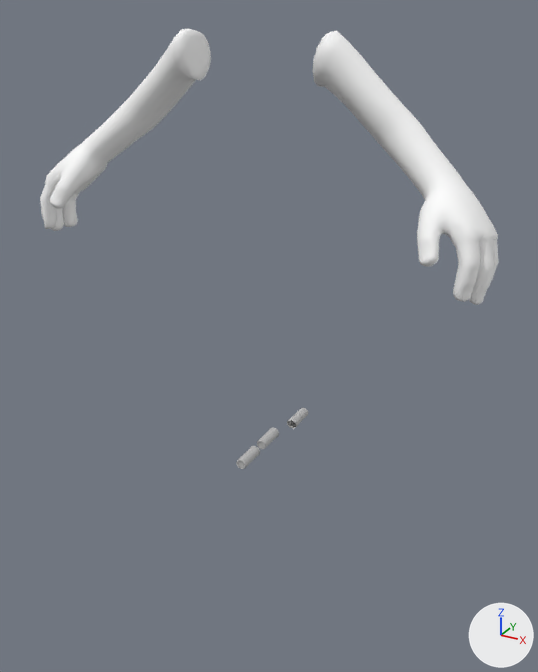
The FBX model models/weapons/uts15/uts15_v.fbx: old version first, new version second.
Both versions are drawn from a camera (50 mm lens) standing at (0.975, -1.717, 1.375) and looking at (0.106, -0.137, 0.585). The lights are fixed; the arrows at lower right show +X, +Y and +Z. Where no turn or scale is listed for an object, it has been applied to the vertices.

Names of what the first picture shows: 'Arms'.
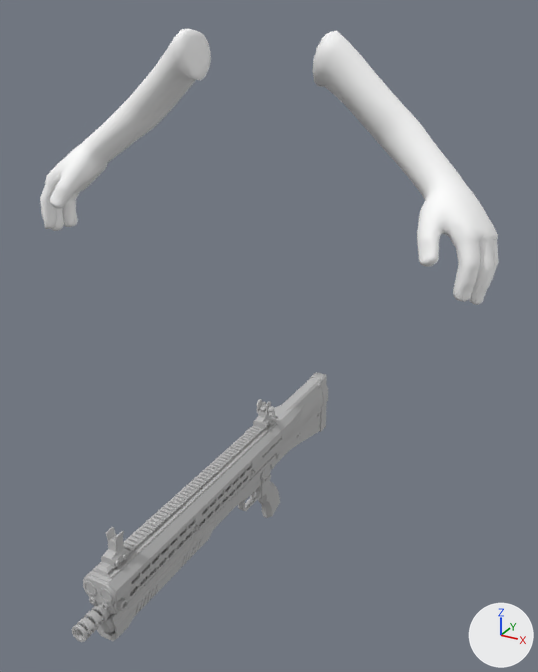
Where the change shows, as pixel boxes [x1, y1, x2, y2] in the pictures (538 x 672 px):
'polySurface3', now drawn: after [71, 372, 328, 642]

The edits, one by one:
Mesh me_mesh_1 is new.
It has 5638 vertices, 8405 faces and spans x -18.0..-8.6, y -20.4..23.4, z -43.6..82.2.
It uses material mat_phong1 (grey #bcbcbc).
In object 'polySurface3' (ob_polysurface3), parent is no longer ob_pcube2.
Object 'polySurface3' (ob_polysurface3) now shows me_mesh_1 instead of nothing.
Object 'polySurface3' (ob_polysurface3) moves from (0.0, -1.554, 0.0) to (0.133, 0.0, 0.052).
Object 'polySurface3' (ob_polysurface3) turns from (0, 0, 0) to (90, 0, 0) degrees about x, y and z.
Object 'polySurface3' (ob_polysurface3) is rescaled from (1.0, 1.0, 1.0) to (0.01, 0.01, 0.01).
